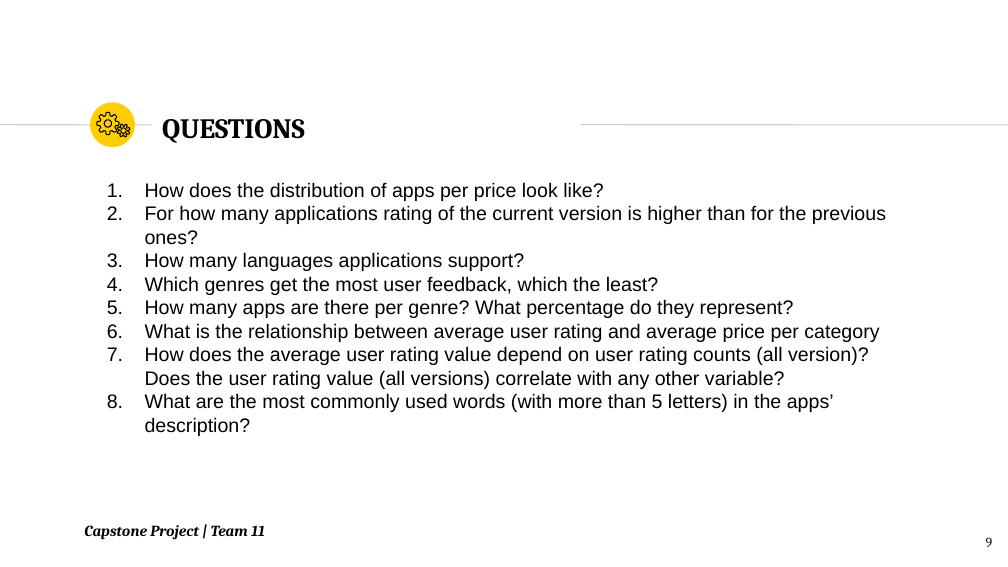
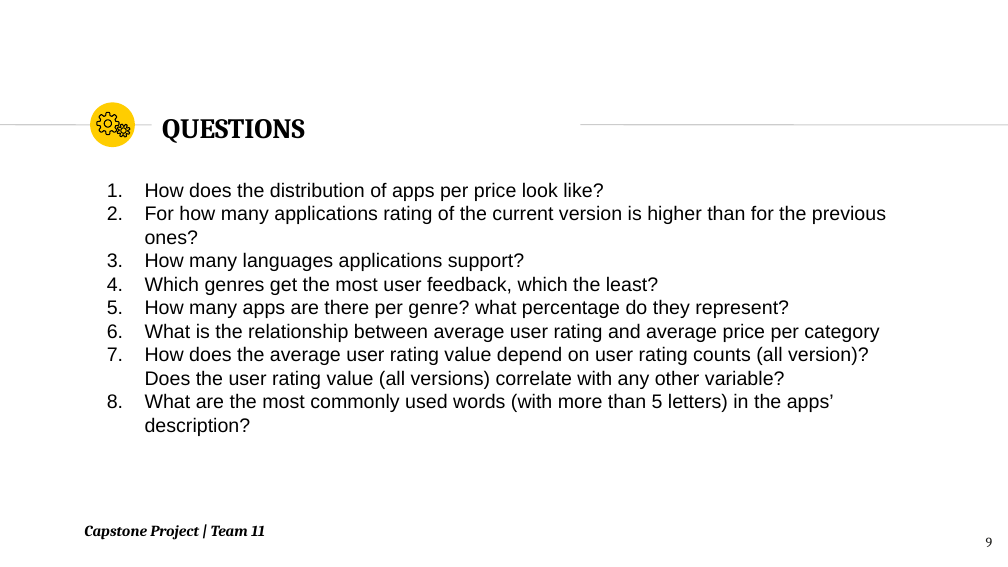
Before and after one commit to DanielaNy/Pyladies_Amsterdam_Capstone_Project, a slide deck: slide 9 of Team_11_Capstone_PyladiesAms_v.3.pptx. Drawn at 1008x567 pixels with LibreOffice and Linux fonts; fonts in the diff are those of the drawing. Boxes give left, top, right and bottom in pixels: in the first picture for what was removed or moved away, otherwise in the second. Text is boxed around its words. In the diff, an @@ line names an element or a change of style, - is before the commit and + after.

```diff
--- a/Team_11_Capstone_PyladiesAms_v.3.pptx
+++ b/Team_11_Capstone_PyladiesAms_v.3.pptx
@@ text at (145,299,789,318): text changed @@
-5. How many apps are there per genre? What percentage do they represent?
+5. How many apps are there per genre? what percentage do they represent?
```
Also in this commit, not shown: 10 other slides changed.
